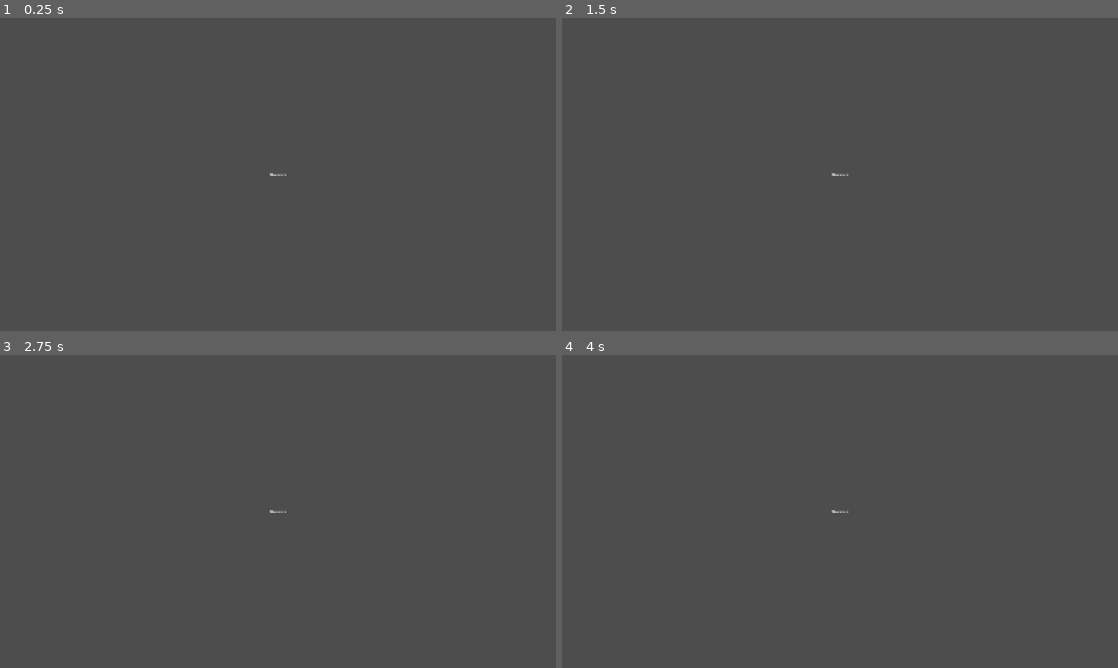
Above: before the commit, frames 1-4 (two rows, left to right).
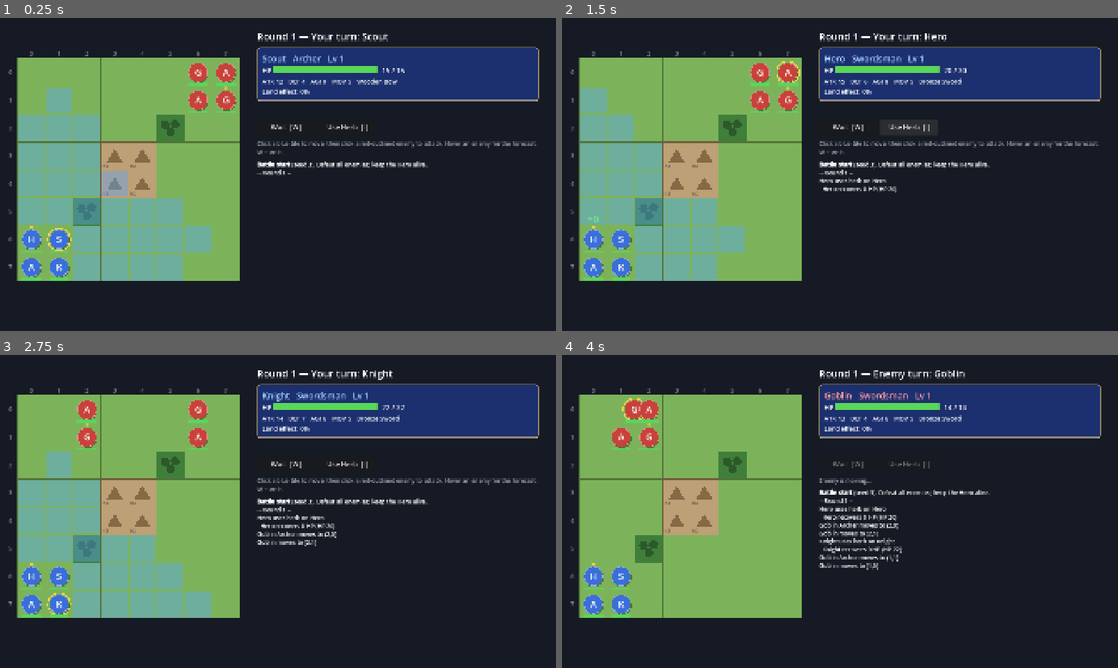
Above: after the commit, the same moments.

Repository: yennanliu/ShiningForceTest
Game: Godot game, scene res://view/battle2d/battle_screen.tscn
Two runs of this game, one before a commit and one after it. Both use one fixed random seed, a clock stepped at 60 frames per second and the inputs below. Before the commit the project starts from res://view/screens/title.tscn.
Inputs (mouse positions are in pixels of both pictures, inside the frame that each line leads up to):
- Up to frame 1 (0.25 s): no input
- Up to frame 2 (1.5 s): click (845, 127) at 0.5 s, where only the run after the commit has a clickable "Wait [W]"; click (906, 127) at 1.25 s, where only the run after the commit has a clickable "Use Herb [I]"
- Up to frame 3 (2.75 s): tap A at 2 s; move the mouse to (400, 495) at 2.02 s; hold W from 2.03 s (still down); tap I at 2.1 s; click (400, 495) at 2.17 s; tap R at 2.3 s
- Up to frame 4 (4 s): tap A at 2.75 s; move the mouse to (728, 527) at 2.77 s; release W at 2.78 s; tap R at 2.85, 3.8 s; click (728, 527) at 2.92 s; tap I at 3.05, 3.6 s; move the mouse to (895, 442) at 3.52 s; hold W from 3.53 s (still down); click (895, 442) at 3.67 s

The runs differ from the first frame. In frame 1, 99% of the frame differs, in the area x 0-100%, y 0-100%; in frame 2, 99%; in frame 3, 99%; in frame 4, 99%.

Commit message:
Step 6: 2D top-down battle screen (main scene)
- view/battle2d: shapes-only 2D map, unit tokens, ranges, forecast, unit panel,
  log, animated moves, damage popups, victory/defeat banner, mouse + W/I/R keys
- Screenshot mode (--screenshot --demo-turns --seed) for visual checks
- Compatibility renderer; 1280x720 window
- 4 new headless tests (75 total); docs + README updated

Co-Authored-By: Claude Opus 5.5 <noreply@anthropic.com>

Diff:
--- a/project.godot
+++ b/project.godot
@@ -6,7 +6,7 @@
 [application]
 
 config/name="Banner"
-run/main_scene="res://view/screens/title.tscn"
+run/main_scene="res://view/battle2d/battle_screen.tscn"
 config/features=PackedStringArray("4.7")
 
 [autoload]
@@ -19,8 +19,11 @@
 
 window/size/viewport_width=1920
 window/size/viewport_height=1080
+window/size/window_width_override=1280
+window/size/window_height_override=720
 window/stretch/mode="canvas_items"
 
 [rendering]
 
-renderer/rendering_method="forward_plus"
+renderer/rendering_method="gl_compatibility"
+renderer/rendering_method.mobile="gl_compatibility"
--- /dev/null
+++ b/tests/view/test_battle_screen.gd
@@ -0,0 +1,53 @@
+extends TestCase
+## Step 6: the 2D battle screen, driven headless through its public methods.
+
+
+func _screen(seed := 7) -> Control:
+	var scr: Control = load("res://view/battle2d/battle_screen.tscn").instantiate()
+	scr.auto_start = false
+	scr.animate = false
+	Engine.get_main_loop().root.add_child(scr)
+	scr.start_battle(seed)
+	return scr
+
+
+func test_starts_on_a_player_turn() -> void:
+	var scr := _screen()
+	assert_eq(scr.state.current_actor().faction, Enums.Faction.PLAYER)
+	assert_false(scr._reach.is_empty(), "move range shown")
+	scr.free()
+
+
+func test_click_moves_the_acting_unit() -> void:
+	var scr := _screen()
+	var actor: Unit = scr.state.current_actor()
+	var target := Vector2i(-1, -1)
+	for t: Vector2i in scr._reach:
+		if t != actor.pos:
+			target = t
+			break
+	scr.click_tile(target)
+	assert_eq(actor.pos, target)
+	assert_true(scr.state.has_moved())
+	assert_true(scr._reach.is_empty(), "no second move")
+	scr.free()
+
+
+func test_clicking_a_bad_tile_does_nothing() -> void:
+	var scr := _screen()
+	var before: Dictionary = scr.state.snapshot()
+	scr.click_tile(Vector2i(7, 7))   # far away, not reachable
+	assert_eq(scr.state.snapshot(), before)
+	scr.free()
+
+
+func test_waiting_plays_the_battle_to_the_end() -> void:
+	var scr := _screen()
+	for i in 300:
+		if scr.state.outcome() != BattleState.Outcome.ONGOING:
+			break
+		scr.wait_turn()
+	assert_ne(scr.state.outcome(), BattleState.Outcome.ONGOING)
+	assert_true(scr._banner.visible, "victory/defeat banner shown")
+	assert_eq(Array(scr.state.check_invariants()), [])
+	scr.free()
--- /dev/null
+++ b/view/battle2d/battle_screen.gd
@@ -0,0 +1,497 @@
+extends Control
+## 2D top-down battle screen. Draws the map with simple shapes (no art yet) and
+## takes mouse/keyboard input. A View-layer client of the core: it sends Commands
+## and plays the BattleEvents that come back (doc/02 §2).
+##
+## Run:        godot --path .                       (main scene)
+## Screenshot: godot --path . -- --screenshot=out.png --demo-turns=6 --seed=7
+
+const TILE := 96
+const MAP_ORIGIN := Vector2(60, 140)
+const TERRAIN_COLOR := {
+	&"plain": Color("7cb35a"), &"forest": Color("3f7f3a"), &"hill": Color("b08e5c"),
+	&"sand": Color("d9c48a"), &"shallow": Color("5aa0d8"), &"deep": Color("2f5f9e"), &"wall": Color("6b6b6b"),
+}
+const PLAYER_COLOR := Color("3b6fd8")
+const ENEMY_COLOR := Color("c8423a")
+const REACH_COLOR := Color(0.35, 0.65, 1.0, 0.40)
+const TARGET_COLOR := Color(1.0, 0.25, 0.2)
+const STEP_TIME := 0.07
+const BEAT := 0.25
+
+## Off in tests: everything runs instantly, no tweens or timers.
+var animate := true
+var auto_start := true
+var state: BattleState
+
+var _seed := 1
+var _unit_px := {}        # unit id -> Vector2 (drawn center, animated)
+var _popups: Array = []   # [{text, pos, color, age}]
+var _hover := Vector2i(-1, -1)
+var _busy := false
+var _reach := {}          # tiles the acting player unit can move to
+var _targets: Array[int] = []  # enemy ids it can attack right now
+
+var _font: Font
+var _turn_label: Label
+var _name_label: Label
+var _hp_bar: ProgressBar
+var _hp_label: Label
+var _stats_label: Label
+var _land_label: Label
+var _forecast_label: Label
+var _help_label: Label
+var _log: RichTextLabel
+var _wait_btn: Button
+var _item_btn: Button
+var _banner: Label
+
+
+func _ready() -> void:
+	_ensure_ui()
+	var shot := ""
+	var demo_turns := 0
+	_seed = int(Time.get_unix_time_from_system()) % 100000
+	for a in OS.get_cmdline_user_args():
+		if a.begins_with("--seed="): _seed = int(a.trim_prefix("--seed="))
+		elif a.begins_with("--screenshot="): shot = a.trim_prefix("--screenshot=")
+		elif a.begins_with("--demo-turns="): demo_turns = int(a.trim_prefix("--demo-turns="))
+	if not auto_start:
+		return
+	if shot != "":
+		animate = false
+	start_battle(_seed)
+	if shot != "":
+		_take_screenshot(shot, demo_turns)
+
+
+## Starts a fresh battle on the demo map.
+func start_battle(p_seed: int) -> void:
+	_ensure_ui()
+	_seed = p_seed
+	state = BattleState.new(Fixtures.map(), Fixtures.party(), p_seed)
+	_popups.clear()
+	_log.clear()
+	_banner.visible = false
+	_sync_positions()
+	_log_line("[b]Battle start[/b] (seed %d). Defeat all enemies; keep the Hero alive." % p_seed)
+	await _play(state.start())
+	await _advance()
+
+
+## Player clicked a map tile.
+func click_tile(t: Vector2i) -> void:
+	if _busy or not _player_turn():
+		return
+	var actor := state.current_actor()
+	var occ := state.grid.unit_at(t)
+	if occ != null and occ.id in _targets:
+		await _do(AttackCommand.on(actor.id, occ.id))
+	elif _reach.has(t) and t != actor.pos:
+		await _do(MoveCommand.to_tile(actor.id, t))
+
+
+func wait_turn() -> void:
+	if not _busy and _player_turn():
+		await _do(WaitCommand.by(state.current_actor().id))
+
+
+## Uses the first consumable on the acting unit.
+func use_item() -> void:
+	if _busy or not _player_turn():
+		return
+	var actor := state.current_actor()
+	for i in actor.items.size():
+		var c := UseItemCommand.on(actor.id, i, actor.id)
+		if c.is_valid(state):
+			await _do(c)
+			return
+	_log_line("[color=gray]No usable item.[/color]")
+
+
+# --- turn flow ----------------------------------------------------------
+
+func _do(cmd: Command) -> void:
+	var actor := state.current_actor()
+	var ev := state.apply(cmd)
+	if ev.is_empty():
+		return
+	_busy = true
+	await _play(ev)
+	if state.current_actor() != actor or state.outcome() != BattleState.Outcome.ONGOING:
+		await _advance()
+	else:
+		_busy = false
+		_refresh()
+
+
+## Plays enemy turns until it's the player's turn or the battle ends.
+func _advance() -> void:
+	while state.outcome() == BattleState.Outcome.ONGOING and not _player_turn():
+		_busy = true
+		var u := state.current_actor()
+		_refresh()
+		for cmd in AiPlanner.choose(state, u):
+			await _play(state.apply(cmd))
+			if state.current_actor() != u:
+				break
+		if state.outcome() == BattleState.Outcome.ONGOING and state.current_actor() == u:
+			await _play(state.apply(WaitCommand.by(u.id)))
+	_busy = false
+	_refresh()
+
+
+func _player_turn() -> bool:
+	var a := state.current_actor()
+	return a != null and a.faction == Enums.Faction.PLAYER and state.outcome() == BattleState.Outcome.ONGOING
+
+
+func _refresh() -> void:
+	_reach = {}
+	_targets.clear()
+	if _player_turn():
+		var actor := state.current_actor()
+		if not state.has_moved():
+			_reach = Pathfinder.reachable(state.grid, actor)
+		for u in state.living(Enums.Faction.ENEMY):
+			if AttackCommand.on(actor.id, u.id).is_valid(state):
+				_targets.append(u.id)
+	_update_panel()
+	queue_redraw()
+
+
+# --- events -> animation -------------------------------------------------
+
+func _play(events: Array[BattleEvent]) -> void:
+	for e in events:
+		var line := TextView.describe(e, state)
+		if line != "":
+			_log_line(line)
+		match e.type:
+			BattleEvent.MOVED:
+				await _animate_move(e.data.unit_id, e.data.path)
+			BattleEvent.DAMAGED:
+				_popup("-%d" % e.data.amount, e.data.unit_id, Color("ff5a4a"))
+				await _pause(BEAT)
+			BattleEvent.HEALED:
+				_popup("+%d" % e.data.amount, e.data.unit_id, Color("6dff7a"))
+				await _pause(BEAT)
+			BattleEvent.ATTACKED:
+				if not e.data.hit:
+					_popup("miss", e.data.target_id, Color.WHITE)
+				await _pause(BEAT * 0.6)
+			BattleEvent.BATTLE_ENDED:
+				_show_banner(e.data.outcome)
+		queue_redraw()
+
+
+func _animate_move(id: int, path: Array) -> void:
+	if not animate or path.size() < 2:
+		_unit_px[id] = _center(path[-1])
+		return
+	var tw := create_tween()
+	for i in range(1, path.size()):
+		tw.tween_method(func(v: Vector2) -> void:
+			_unit_px[id] = v
+			queue_redraw(), _center(path[i - 1]), _center(path[i]), STEP_TIME)
+	await tw.finished
+
+
+func _pause(seconds: float) -> void:
+	if animate:
+		await get_tree().create_timer(seconds).timeout
+
+
+func _popup(text: String, unit_id: int, color: Color) -> void:
+	_popups.append({"text": text, "pos": _unit_px.get(unit_id, Vector2.ZERO), "color": color, "age": 0.0})
+
+
+func _process(delta: float) -> void:
+	if _popups.is_empty():
+		return
+	for p in _popups:
+		p.age += delta
+	_popups = _popups.filter(func(p: Dictionary) -> bool: return p.age < 0.9)
+	queue_redraw()
+
+
+# --- input ----------------------------------------------------------------
+
+func _gui_input(event: InputEvent) -> void:
+	if event is InputEventMouseMotion:
+		var t := _tile_at(event.position)
+		if t != _hover:
+			_hover = t
+			_update_panel()
+			queue_redraw()
+	elif event is InputEventMouseButton and event.pressed and event.button_index == MOUSE_BUTTON_LEFT:
+		var t := _tile_at(event.position)
+		if state.grid.in_bounds(t):
+			click_tile(t)
+
+
+func _unhandled_key_input(event: InputEvent) -> void:
+	if not (event is InputEventKey and event.pressed):
+		return
+	match event.keycode:
+		KEY_W: wait_turn()
+		KEY_I: use_item()
+		KEY_R: if state.outcome() != BattleState.Outcome.ONGOING: start_battle(_seed + 1)
+
+
+# --- drawing ---------------------------------------------------------------
+
+func _draw() -> void:
+	draw_rect(Rect2(Vector2.ZERO, size), Color("161a24"))
+	if state == null:
+		return
+	var g := state.grid
+	for y in g.size.y:
+		for x in g.size.x:
+			_draw_tile(Vector2i(x, y))
+	for t: Vector2i in _reach:
+		if g.unit_at(t) == null:
+			draw_rect(_tile_rect(t).grow(-3), REACH_COLOR)
+	for id in _targets:
+		draw_rect(_tile_rect(state.unit(id).pos).grow(-3), TARGET_COLOR, false, 5.0)
+	if g.in_bounds(_hover):
+		draw_rect(_tile_rect(_hover).grow(-1), Color(1, 1, 1, 0.9), false, 2.0)
+	for u in state.units():
+		if u.is_alive():
+			_draw_unit(u)
+	for x in g.size.x:
+		draw_string(_font, MAP_ORIGIN + Vector2(x * TILE + TILE / 2.0 - 6, -10), str(x), HORIZONTAL_ALIGNMENT_LEFT, -1, 20, Color(1, 1, 1, 0.5))
+	for y in g.size.y:
+		draw_string(_font, MAP_ORIGIN + Vector2(-30, y * TILE + TILE / 2.0 + 7), str(y), HORIZONTAL_ALIGNMENT_LEFT, -1, 20, Color(1, 1, 1, 0.5))
+	for p in _popups:
+		var pos: Vector2 = p.pos + Vector2(-20, -50 - p.age * 40)
+		var c: Color = p.color
+		c.a = 1.0 - p.age / 0.9
+		draw_string(_font, pos, p.text, HORIZONTAL_ALIGNMENT_LEFT, -1, 34, c)
+
+
+func _draw_tile(t: Vector2i) -> void:
+	var g := state.grid
+	var r := _tile_rect(t)
+	var h := g.height(t)
+	var id := g.terrain(t).id
+	var base: Color = TERRAIN_COLOR.get(id, Color.MAGENTA)
+	draw_rect(r, base.lightened(h * 0.08))
+	draw_rect(r, base.darkened(0.35), false, 1.0)
+	var c := r.get_center()
+	if id == &"forest":
+		for off in [Vector2(-18, -10), Vector2(16, -14), Vector2(0, 14)]:
+			draw_circle(c + off, 15, base.darkened(0.3))
+	elif id == &"hill":
+		draw_colored_polygon(PackedVector2Array([c + Vector2(-28, 22), c + Vector2(0, -24), c + Vector2(28, 22)]), base.darkened(0.25))
+	elif id == &"wall":
+		draw_rect(r.grow(-10), base.darkened(0.3))
+	if h > 0:
+		draw_string(_font, r.position + Vector2(6, TILE - 8), "h%d" % h, HORIZONTAL_ALIGNMENT_LEFT, -1, 16, Color(0, 0, 0, 0.55))
+
+
+func _draw_unit(u: Unit) -> void:
+	var c: Vector2 = _unit_px.get(u.id, _center(u.pos))
+	var col := PLAYER_COLOR if u.faction == Enums.Faction.PLAYER else ENEMY_COLOR
+	var rad := TILE * 0.34
+	draw_circle(c + Vector2(3, 4), rad, Color(0, 0, 0, 0.35))
+	draw_circle(c, rad, col)
+	draw_arc(c, rad, 0, TAU, 40, col.lightened(0.4), 2.0)
+	if u == state.current_actor():
+		draw_arc(c, rad + 6, 0, TAU, 40, Color("ffd34a"), 4.0)
+	if u.is_leader:
+		draw_string(_font, c + Vector2(-8, -rad - 4), "★", HORIZONTAL_ALIGNMENT_LEFT, -1, 18, Color("ffd34a"))
+	var letter := TextView._letter(u).to_upper()
+	draw_string(_font, c + Vector2(-rad, 11), letter, HORIZONTAL_ALIGNMENT_CENTER, rad * 2, 32, Color.WHITE)
+	var w := TILE * 0.7
+	var bar := Rect2(c + Vector2(-w / 2, rad + 6), Vector2(w, 7))
+	draw_rect(bar, Color(0, 0, 0, 0.6))
+	var frac := float(u.hp) / u.max_hp()
+	var hp_col := Color("5ad65a") if frac > 0.5 else (Color("e8c440") if frac > 0.25 else Color("e04a3a"))
+	draw_rect(Rect2(bar.position, Vector2(w * frac, 7)), hp_col)
+
+
+func _tile_rect(t: Vector2i) -> Rect2:
+	return Rect2(MAP_ORIGIN + Vector2(t) * TILE, Vector2(TILE, TILE))
+
+
+func _center(t: Variant) -> Vector2:
+	var v := t as Vector2i if t is Vector2i else Vector2i(t[0], t[1])
+	return MAP_ORIGIN + Vector2(v) * TILE + Vector2(TILE, TILE) / 2.0
+
+
+func _tile_at(p: Vector2) -> Vector2i:
+	var local := (p - MAP_ORIGIN) / TILE
+	return Vector2i(floori(local.x), floori(local.y))
+
+
+func _sync_positions() -> void:
+	_unit_px.clear()
+	for u in state.units():
+		_unit_px[u.id] = _center(u.pos)
+
+
+# --- side panel --------------------------------------------------------------
+
+func _ensure_ui() -> void:
+	if _log == null:
+		_font = ThemeDB.fallback_font
+		_build_ui()
+
+
+func _build_ui() -> void:
+	set_anchors_preset(Control.PRESET_FULL_RECT)
+	mouse_filter = Control.MOUSE_FILTER_STOP
+	var map_w := 8 * TILE
+	var panel := VBoxContainer.new()
+	panel.position = Vector2(MAP_ORIGIN.x + map_w + 60, 40)
+	panel.size = Vector2(1920 - panel.position.x - 60, 1000)
+	panel.add_theme_constant_override("separation", 14)
+	add_child(panel)
+
+	_turn_label = _label(panel, 34)
+
+	var card := PanelContainer.new()
+	var sb := StyleBoxFlat.new()
+	sb.bg_color = Color("1c2f6e")
+	sb.border_color = Color("cbb98a")
+	sb.set_border_width_all(3)
+	sb.set_corner_radius_all(10)
+	sb.set_content_margin_all(18)
+	card.add_theme_stylebox_override("panel", sb)
+	panel.add_child(card)
+	var cv := VBoxContainer.new()
+	card.add_child(cv)
+	_name_label = _label(cv, 30)
+	var hp_row := HBoxContainer.new()
+	cv.add_child(hp_row)
+	var hp_tag := _label(hp_row, 24)
+	hp_tag.text = "HP"
+	_hp_bar = ProgressBar.new()
+	_hp_bar.custom_minimum_size = Vector2(360, 26)
+	_hp_bar.show_percentage = false
+	var fill := StyleBoxFlat.new()
+	fill.bg_color = Color("5ad65a")
+	fill.set_corner_radius_all(4)
+	var bg := StyleBoxFlat.new()
+	bg.bg_color = Color(0, 0, 0, 0.5)
+	bg.set_corner_radius_all(4)
+	_hp_bar.add_theme_stylebox_override("fill", fill)
+	_hp_bar.add_theme_stylebox_override("background", bg)
+	hp_row.add_child(_hp_bar)
+	_hp_label = _label(hp_row, 24)
+	_stats_label = _label(cv, 22)
+	_land_label = _label(cv, 22)
+
+	_forecast_label = _label(panel, 24)
+	_forecast_label.add_theme_color_override("font_color", Color("ffb0a0"))
+
+	var buttons := HBoxContainer.new()
+	buttons.add_theme_constant_override("separation", 12)
+	panel.add_child(buttons)
+	_wait_btn = _button(buttons, "Wait  [W]", wait_turn)
+	_item_btn = _button(buttons, "Use Herb  [I]", use_item)
+
+	_help_label = _label(panel, 20)
+	_help_label.add_theme_color_override("font_color", Color(1, 1, 1, 0.6))
+	_help_label.autowrap_mode = TextServer.AUTOWRAP_WORD
+	_help_label.custom_minimum_size = Vector2(panel.size.x, 0)
+
+	_log = RichTextLabel.new()
+	_log.bbcode_enabled = true
+	_log.scroll_following = true
+	_log.custom_minimum_size = Vector2(panel.size.x, 380)
+	_log.add_theme_font_size_override("normal_font_size", 20)
+	_log.add_theme_font_size_override("bold_font_size", 20)
+	panel.add_child(_log)
+
+	_banner = Label.new()
+	_banner.add_theme_font_size_override("font_size", 96)
+	_banner.add_theme_color_override("font_outline_color", Color.BLACK)
+	_banner.add_theme_constant_override("outline_size", 16)
+	_banner.horizontal_alignment = HORIZONTAL_ALIGNMENT_CENTER
+	_banner.position = MAP_ORIGIN + Vector2(0, map_w / 2.0 - 90)
+	_banner.size = Vector2(map_w, 200)
+	_banner.visible = false
+	add_child(_banner)
+
+
+func _update_panel() -> void:
+	if state == null:
+		return
+	var actor := state.current_actor()
+	if state.outcome() != BattleState.Outcome.ONGOING:
+		_turn_label.text = "Round %d — battle over" % state.round_number()
+	elif actor != null:
+		var whose := "Your turn" if actor.faction == Enums.Faction.PLAYER else "Enemy turn"
+		_turn_label.text = "Round %d — %s: %s" % [state.round_number(), whose, actor.display_name()]
+	var shown := actor
+	var hovered := state.grid.unit_at(_hover) if state.grid.in_bounds(_hover) else null
+	if hovered != null:
+		shown = hovered
+	if shown != null:
+		var st := shown.stats()
+		_name_label.text = "%s   %s   Lv %d" % [shown.display_name(), shown.class_data.display_name, shown.level]
+		_name_label.add_theme_color_override("font_color", Color("9fd0ff") if shown.faction == Enums.Faction.PLAYER else Color("ff9f9f"))
+		_hp_bar.max_value = shown.max_hp()
+		_hp_bar.value = shown.hp
+		_hp_label.text = "  %d / %d" % [shown.hp, shown.max_hp()]
+		var w := shown.weapon()
+		_stats_label.text = "ATK %d   DEF %d   AGI %d   MOV %d   %s" % [st.atk, st.def, st.agi, shown.mov(), w.display_name if w else "-"]
+		_land_label.text = "Land effect: %d%%" % roundi(state.grid.land_effect(shown.pos) * 100)
+	_forecast_label.text = ""
+	if hovered != null and hovered.id in _targets:
+		var fc := Rules.forecast(state, actor, hovered)
+		_forecast_label.text = "Attack %s: hit %d%%, damage %d–%d%s" % [
+			hovered.display_name(), roundi(fc.hit * 100), fc.dmg.x, fc.dmg.y, ", may counter" if fc.counter else ""]
+	var mine := _player_turn() and not _busy
+	_wait_btn.disabled = not mine
+	_item_btn.disabled = not mine
+	if state.outcome() != BattleState.Outcome.ONGOING:
+		_help_label.text = "Press R for a new battle."
+	elif mine:
+		_help_label.text = "Click a blue tile to move, then click a red-outlined enemy to attack. Hover an enemy for the forecast. W = wait."
+	else:
+		_help_label.text = "Enemy is moving…"
+
+
+func _show_banner(outcome: int) -> void:
+	_banner.text = "VICTORY" if outcome == BattleState.Outcome.WON else "DEFEAT"
+	_banner.add_theme_color_override("font_color", Color("ffd34a") if outcome == BattleState.Outcome.WON else Color("ff5a4a"))
+	_banner.visible = true
+
+
+func _log_line(text: String) -> void:
+	_log.append_text(text + "\n")
+
+
+func _label(parent: Node, font_size: int) -> Label:
+	var l := Label.new()
+	l.add_theme_font_size_override("font_size", font_size)
+	parent.add_child(l)
+	return l
+
+
+func _button(parent: Node, text: String, cb: Callable) -> Button:
+	var b := Button.new()
+	b.text = text
+	b.add_theme_font_size_override("font_size", 24)
+	b.custom_minimum_size = Vector2(200, 56)
+	b.focus_mode = Control.FOCUS_NONE
+	b.pressed.connect(cb)
+	parent.add_child(b)
+	return b
+
+
+func _take_screenshot(path: String, demo_turns: int) -> void:
+	for i in demo_turns:
+		if state.outcome() != BattleState.Outcome.ONGOING:
+			break
+		AutoPlay.play_turn(state)
+	_sync_positions()
+	_refresh()
+	for i in 4:
+		await get_tree().process_frame
+	get_viewport().get_texture().get_image().save_png(path)
+	print("screenshot saved: %s" % path)
+	get_tree().quit()
--- /dev/null
+++ b/view/battle2d/battle_screen.tscn
@@ -0,0 +1,10 @@
+[gd_scene load_steps=2 format=3]
+
+[ext_resource type="Script" path="res://view/battle2d/battle_screen.gd" id="1"]
+
+[node name="BattleScreen" type="Control"]
+layout_mode = 3
+anchors_preset = 15
+anchor_right = 1.0
+anchor_bottom = 1.0
+script = ExtResource("1")
Binary file added: doc/images/battle2d.png
Not shown, changed: export_presets.cfg
Not shown, added: tests/view/test_battle_screen.gd.uid
Not shown, added: view/battle2d/battle_screen.gd.uid
Not shown, changed: doc/03-implementation-plan.md
